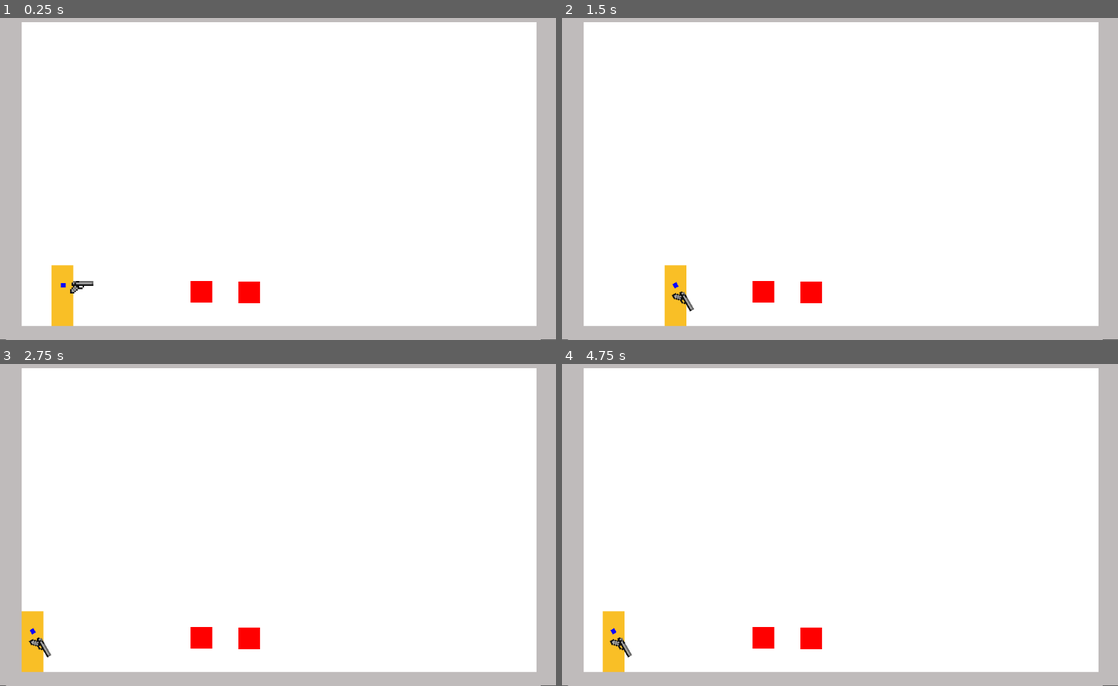
Above: before the commit, frames 1-4 (two rows, left to right).
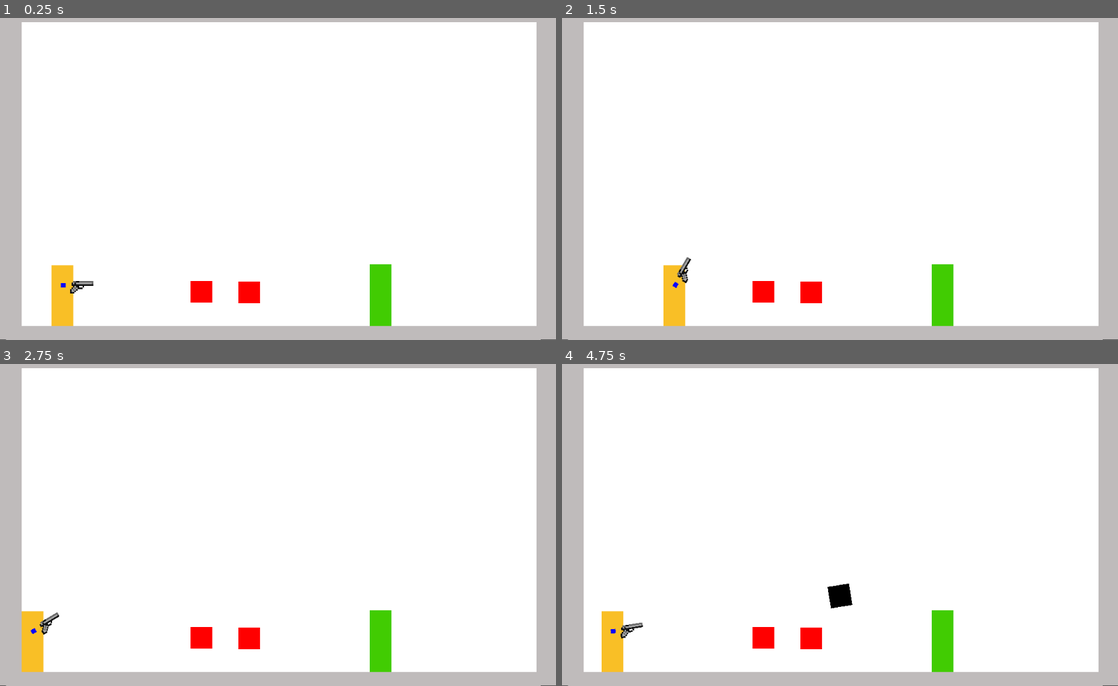
Above: after the commit, the same moments.

Repository: RubyEnoshima/JuegoRE
Game: Godot game, scene res://mapaDebug.tscn
Same seed, same stepped clock (60 frames per second), same inputs: the game is played once before the commit and once after it. Sound files missing from this copy of the repository are replaced by a short silence.
Inputs (mouse positions are in pixels of both pictures, inside the frame that each line leads up to):
- Up to frame 1 (0.25 s): no input
- Up to frame 2 (1.5 s): tap Enter at 0.5 s; move the mouse to (962, 162) at 0.52 s; hold Right (mov_der) 0.53-1.28 s; hold Up (ui_up) from 0.53 s (still down); click (962, 162) at 0.6 s; move the mouse to (728, 195) at 1.27 s; tap Right (mov_der) at 1.35 s
- Up to frame 3 (2.75 s): click (166, 541) at 1.55 s; move the mouse to (333, 450) at 2.02 s; release Up (ui_up) at 2.03 s; hold Left (mov_izq) from 2.03 s (still down); hold Shift (correr) from 2.03 s (still down); tap Right (mov_der) at 2.3 s
- Up to frame 4 (4.75 s): move the mouse to (812, 589) at 2.77 s; release Left (mov_izq) at 2.78 s; release Shift (correr) at 2.78 s; hold Up (ui_up) 2.78-4.28 s; click (812, 589) at 2.85 s; move the mouse to (1006, 573) at 3.52 s; hold Right (mov_der) 3.53-4.28 s; move the mouse to (673, 473) at 4.27 s; hold Left (mov_izq) from 4.28 s (still down); tap R (recargar) at 4.35 s; tap Up (ui_up) at 4.52 s; click (673, 473) at 4.55 s

The runs differ from the first frame. In frame 1, 0.8% of the frame differs, in the area x 66-71%, y 76-96%; in frame 2, 1.1%; in frame 3, 1.0%; in frame 4, 1.3%, in the area x 7-71%, y 68-96%.

Commit message:
Zombi e intento de sangre

Diff:
--- a/Escenas/Armas/Arma.gd
+++ b/Escenas/Armas/Arma.gd
@@ -4,8 +4,9 @@
 
 export var fireRate = 0.7
 export var municionMax = 7
-export var municionActual = 0
+export var municionActual = 7
 export var retroceso = 105
+export var potencia = 1
 
 var sePuedeDisparar = true
 var recargando = false
@@ -15,42 +16,47 @@
 func _ready():
 	$fireRate.wait_time = fireRate
 
+func mirarRaton():
+	var angulo = rad2deg(get_global_mouse_position().angle_to_point(global_position))
+	if angulo <= 60 and angulo >= -60:
+		if giro:
+			giro = false
+			$Sprite.flip_v = !$Sprite.flip_v
+		look_at(get_global_mouse_position())
+	elif -angulo >= 120 and -angulo <=180 or -angulo >= -180 and -angulo <= -120:
+		if !giro:
+			giro = true
+			$Sprite.flip_v = !$Sprite.flip_v
+		look_at(get_global_mouse_position())
+
 func _process(delta):
-	if !disabled:
-		var angulo = rad2deg(get_global_mouse_position().angle_to_point(global_position))
-		if angulo <= 60 and angulo >= -60:
-			if giro:
-				giro = false
-				$Sprite.flip_v = !$Sprite.flip_v
-			look_at(get_global_mouse_position())
-		elif -angulo >= 120 and -angulo <=180 or -angulo >= -180 and -angulo <= -120:
-			if !giro:
-				giro = true
-				$Sprite.flip_v = !$Sprite.flip_v
-			look_at(get_global_mouse_position())
-	else:
-		if get_parent().derecha:
-			rotation_degrees = 60
-			$Sprite.flip_v = false
-		else:
-			rotation_degrees = 120
-			$Sprite.flip_v = true
+	#if !disabled:
+		mirarRaton()
+	#else:
+	#	if get_parent().derecha:
+	#		rotation_degrees = 60
+	#		$Sprite.flip_v = false
+	#	else:
+	#		rotation_degrees = 120
+	#		$Sprite.flip_v = true
 
 func disparar():
-	if !get_parent().velocity.x:
-		disabled = false
+	#if !get_parent().velocity.x:
+	#	if disabled:
+	#		disabled = false
+	#		mirarRaton()
 		if sePuedeDisparar and municionActual>0 and !recargando:
 			var b=Bala.instance()
 			get_parent().get_parent().add_child(b)
 			b.global_position = $Sprite.global_position
 			b.rotate(rotation)
+			b.armaDisparada = self
 			$sonido.play()
 			$fireRate.start()
 			if get_parent().derecha:
 				get_parent().velocity.x -= retroceso
 			else:
 				get_parent().velocity.x += retroceso
-
 			sePuedeDisparar = false
 			municionActual-=1
 		elif !municionActual:
--- a/Escenas/Armas/bala.gd
+++ b/Escenas/Armas/bala.gd
@@ -2,6 +2,7 @@
 extends Area2D
 
 export var speed = 2000
+var armaDisparada
 
 func _ready():
 	$duracion.start()
@@ -13,5 +14,6 @@
 	queue_free()
 
 func _on_Bala_body_entered(body):
-	if body.name != "Personaje":
+	if body is Enemigo:
 		queue_free()
+		body.calculaDano(armaDisparada.potencia,position)
--- /dev/null
+++ b/Escenas/Enemigos/Enemigo.gd
@@ -0,0 +1,31 @@
+class_name Enemigo
+extends KinematicBody2D
+
+var Sangre = preload("res://Escenas/Objetos/ObjetoRecogible.tscn")
+
+export (int) var speed = 115
+export (int) var gravity = 4000
+export var vida = 4
+export var defensa = 1
+
+var derecha = true
+var corriendo = false
+var velocity = Vector2.ZERO
+
+func calculaDano(dano,posicionDano):
+	vida -= dano
+	var emit = Sangre.instance()
+	add_child(emit)
+	emit.global_position = posicionDano
+
+func get_input():
+	velocity.x = 0
+	#velocity.x += speed
+
+func _physics_process(delta):
+	if vida==0:
+		queue_free() #ESTO HAY QUE CAMBIARLO POR ANIMACION DE MUERTE, PORQUE
+		#PUEDEN RESUCITAR!!!!
+	get_input()
+	velocity.y += gravity * delta
+	velocity = move_and_slide(velocity, Vector2.UP)
--- /dev/null
+++ b/Escenas/Enemigos/Zombi.tscn
@@ -0,0 +1,23 @@
+[gd_scene load_steps=3 format=2]
+
+[ext_resource path="res://Escenas/Enemigos/Enemigo.gd" type="Script" id=1]
+
+[sub_resource type="RectangleShape2D" id=1]
+extents = Vector2( 20.6128, 57.2988 )
+
+[node name="Zombi" type="KinematicBody2D"]
+script = ExtResource( 1 )
+
+[node name="ColorRect" type="ColorRect" parent="."]
+margin_left = -19.0
+margin_top = -96.0
+margin_right = 21.0
+margin_bottom = 18.0
+color = Color( 0.258824, 0.803922, 0.0117647, 1 )
+__meta__ = {
+"_edit_use_anchors_": false
+}
+
+[node name="CollisionShape2D" type="CollisionShape2D" parent="."]
+position = Vector2( 0.707123, -39.2444 )
+shape = SubResource( 1 )
--- /dev/null
+++ b/Escenas/Particulas/Sangre.tscn
@@ -0,0 +1,29 @@
+[gd_scene load_steps=4 format=2]
+
+[sub_resource type="Gradient" id=1]
+offsets = PoolRealArray( 0.0518519, 0.355556, 0.814815 )
+colors = PoolColorArray( 0.590909, 0, 0, 1, 1, 0, 0, 1, 0.75, 0.0175781, 0.0175781, 0 )
+
+[sub_resource type="GradientTexture" id=2]
+gradient = SubResource( 1 )
+
+[sub_resource type="ParticlesMaterial" id=3]
+flag_disable_z = true
+spread = 30.0
+gravity = Vector3( 0, 0, 0 )
+initial_velocity = 45.97
+initial_velocity_random = 0.22
+orbit_velocity = 0.0
+orbit_velocity_random = 0.0
+linear_accel = -27.58
+damping = 79.31
+color_ramp = SubResource( 2 )
+
+[node name="Sangre" type="Particles2D"]
+scale = Vector2( 13.062, 13.062 )
+amount = 12
+lifetime = 0.5
+one_shot = true
+explosiveness = 0.8
+randomness = 0.2
+process_material = SubResource( 3 )
--- a/Escenas/Personaje/Personaje.gd
+++ b/Escenas/Personaje/Personaje.gd
@@ -23,16 +23,12 @@
 	if Input.is_action_pressed("mov_der"):
 		if !$pisadas.playing: $pisadas.play()
 		velocity.x += speed
-		$Arma.disabled = true
-		#if !derecha:
-		#	derecha = true
+		#$Arma.disabled = true
 
 	if Input.is_action_pressed("mov_izq"):
 		if !$pisadas.playing: $pisadas.play()
 		velocity.x -= speed
-		$Arma.disabled = true
-		#if derecha:
-		#	derecha = false
+		#$Arma.disabled = true
 
 	if !velocity.x or Input.is_action_just_released("mov_der") or Input.is_action_just_released("mov_izq"):
 		$pisadas.stop()
--- a/mapaDebug.tscn
+++ b/mapaDebug.tscn
@@ -1,7 +1,8 @@
-[gd_scene load_steps=5 format=2]
+[gd_scene load_steps=6 format=2]
 
 [ext_resource path="res://Escenas/Objetos/MunicionPistola.tscn" type="PackedScene" id=1]
 [ext_resource path="res://Escenas/Personaje/Personaje.tscn" type="PackedScene" id=2]
+[ext_resource path="res://Escenas/Enemigos/Zombi.tscn" type="PackedScene" id=3]
 
 [sub_resource type="RectangleShape2D" id=1]
 extents = Vector2( 492.695, 24.7061 )
@@ -84,3 +85,6 @@
 
 [node name="MunicionPistola2" parent="." instance=ExtResource( 1 )]
 position = Vector2( 458, 511 )
+
+[node name="KinematicBody2D" parent="." instance=ExtResource( 3 )]
+position = Vector2( 700, 553 )
--- a/project.godot
+++ b/project.godot
@@ -13,6 +13,11 @@
 "class": "Bala",
 "language": "GDScript",
 "path": "res://Escenas/Armas/bala.gd"
+}, {
+"base": "KinematicBody2D",
+"class": "Enemigo",
+"language": "GDScript",
+"path": "res://Escenas/Enemigos/Enemigo.gd"
 }, {
 "base": "Area2D",
 "class": "MunicionPistola",
@@ -31,6 +36,7 @@
 } ]
 _global_script_class_icons={
 "Bala": "",
+"Enemigo": "",
 "MunicionPistola": "",
 "ObjetoRecogible": "",
 "Personaje": ""
